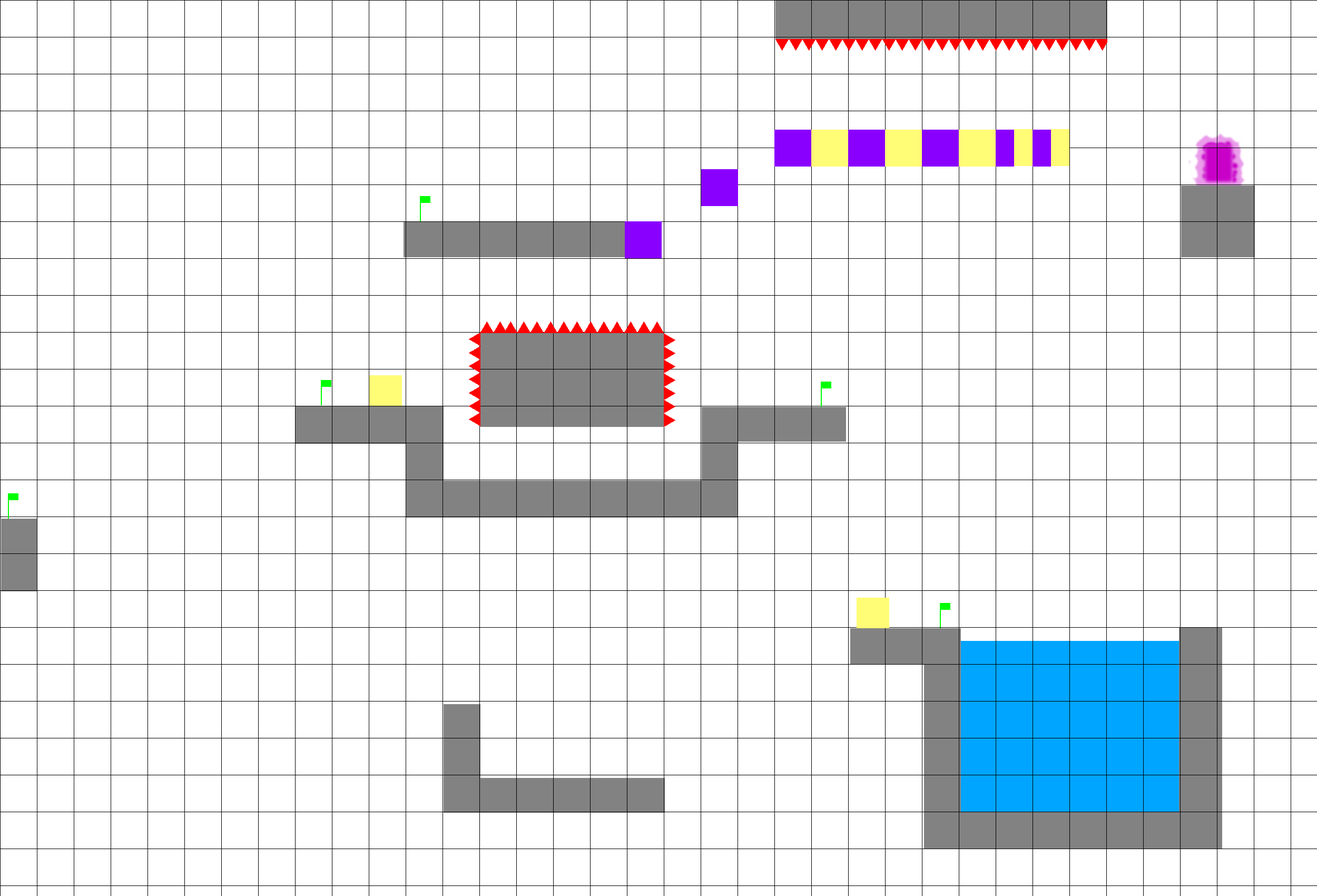
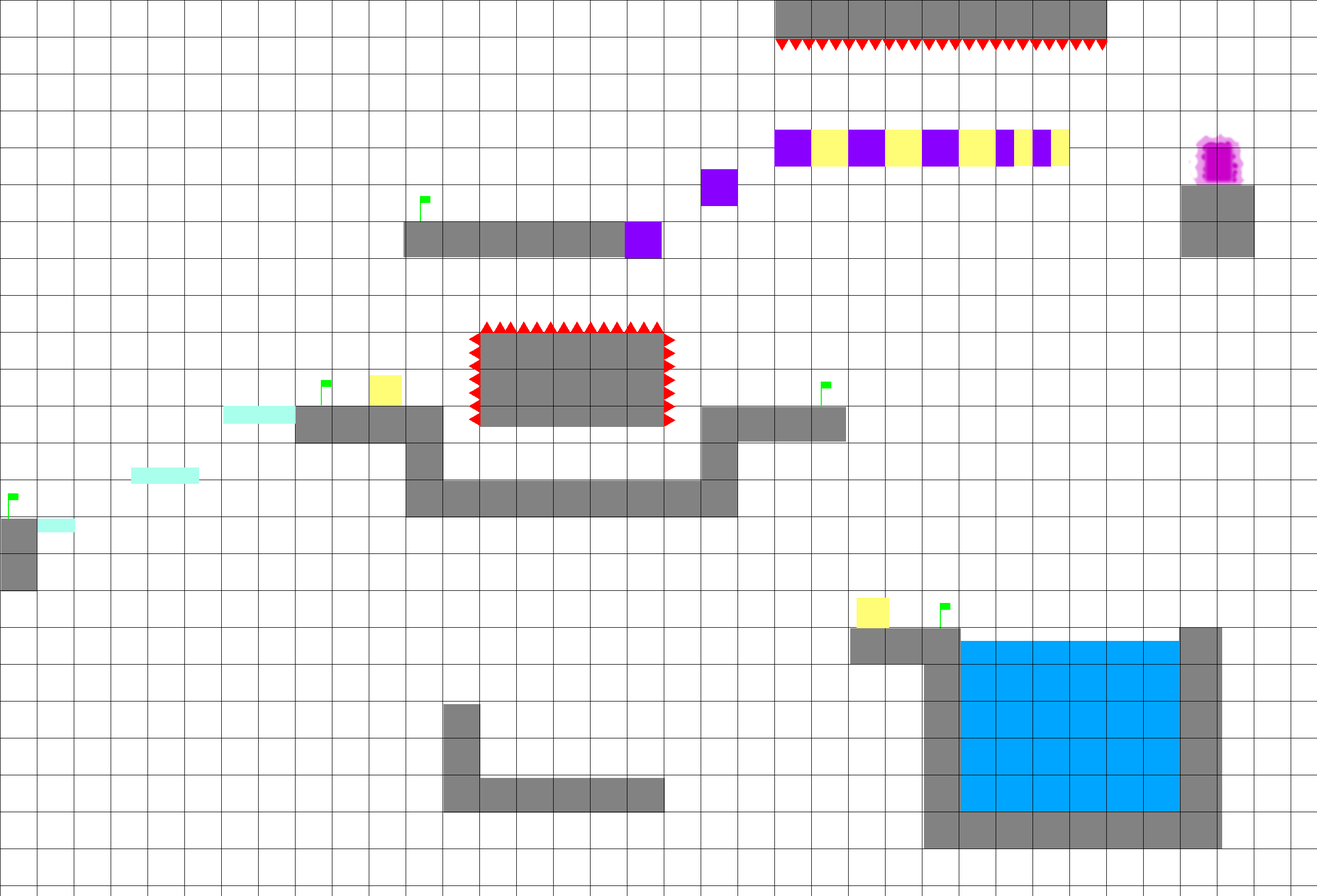
Revision of a layered 1317×896 image; what changed, layer by layer:
painted on "Interactives" over [left=37, top=405, right=296, bottom=533]
